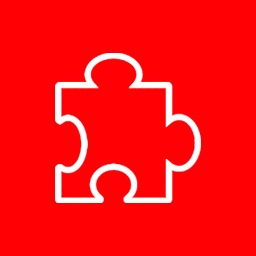
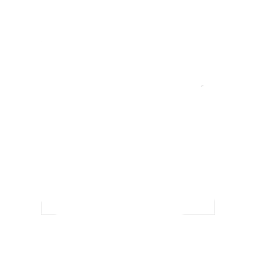
Revision of a layered (256, 256) image; what changed, layer by layer:
hid "puzzle" over <box>55,53,201,203</box>
added layer "discord" above "bg" over <box>41,41,215,215</box>
hid "bg" over <box>0,0,256,256</box>
